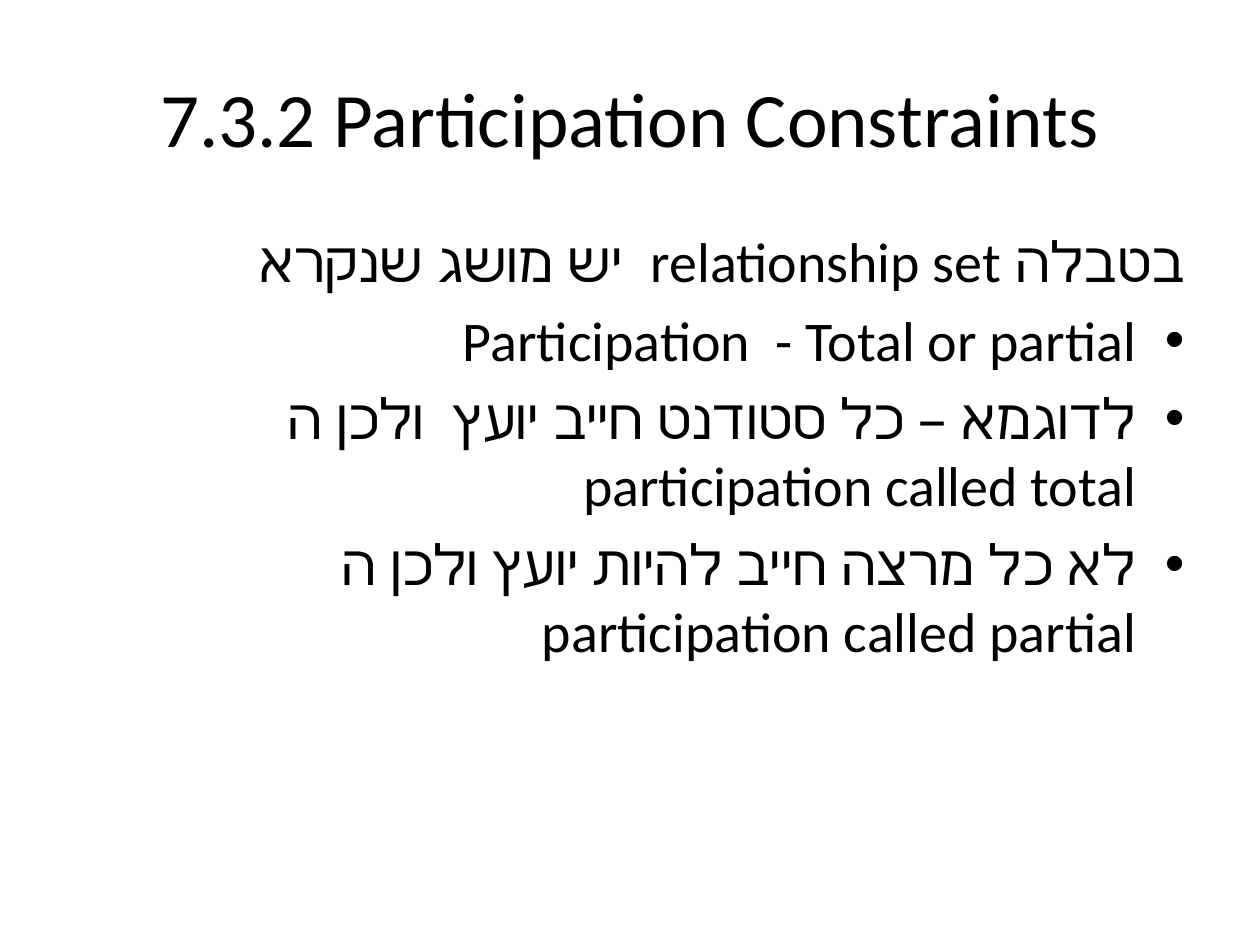
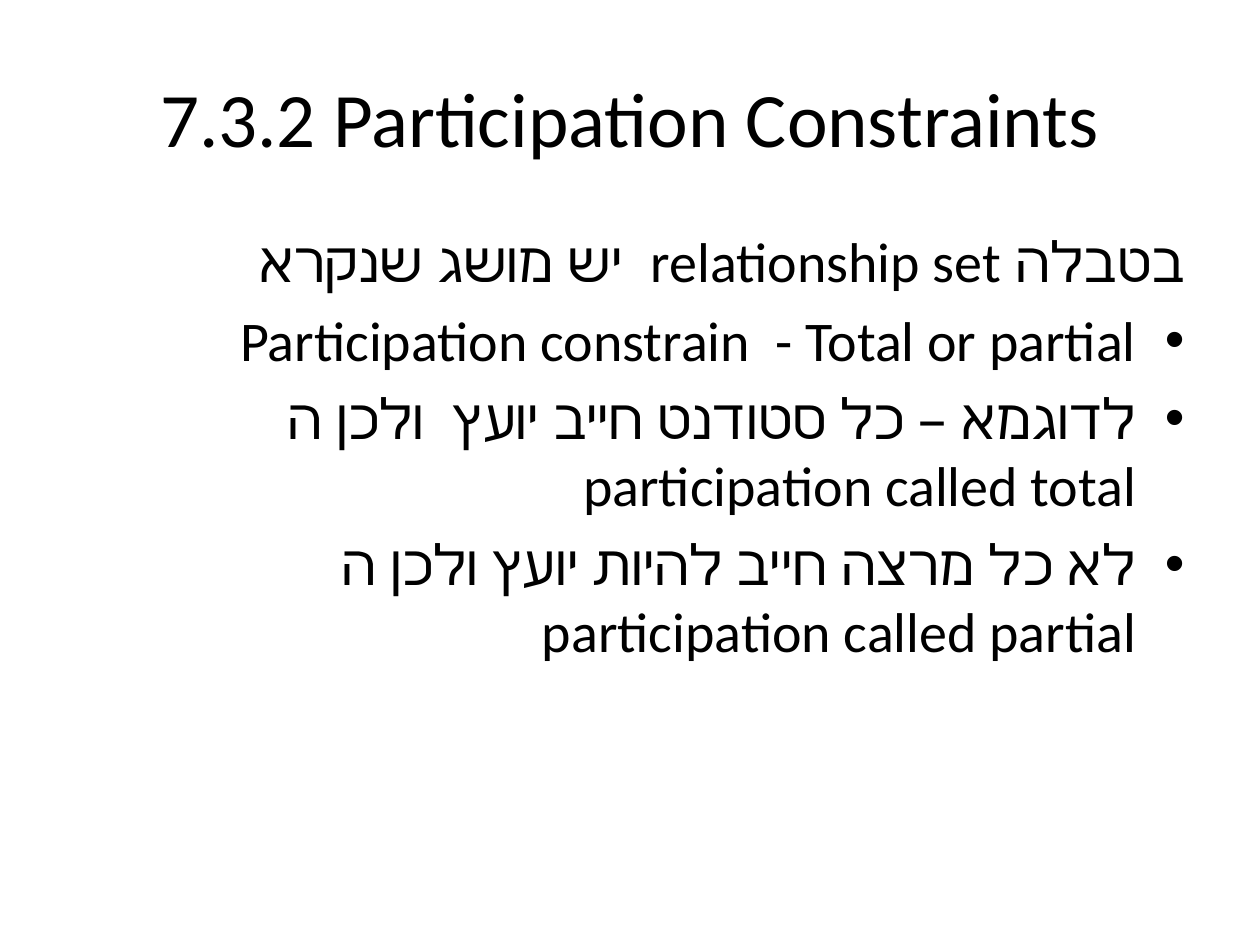
Before and after one commit to Kaitel/OOP, a slide deck: slide 14 of 20277 Database systems/Entity–relationship model.pptx. Drawn at 1260x945 pixels with LibreOffice and Linux fonts; fonts in the diff are those of the drawing. Boxes give left, top, right and bottom in pixels: in the first picture for what was removed or moved away, otherwise in the second. Text is boxed around its words. In the diff, an @@ line names an element or a change of style, - is before the commit and + after.

```diff
--- a/20277 Database systems/Entity–relationship model.pptx
+++ b/20277 Database systems/Entity–relationship model.pptx
@@ text at (240,322,1136,370): text changed @@
-• Participation - Total or partial
+• Participation constrain - Total or partial
```
Also in this commit, not shown: 9 other slides changed, 8 slides added, 2 slides removed, 2 other files.
